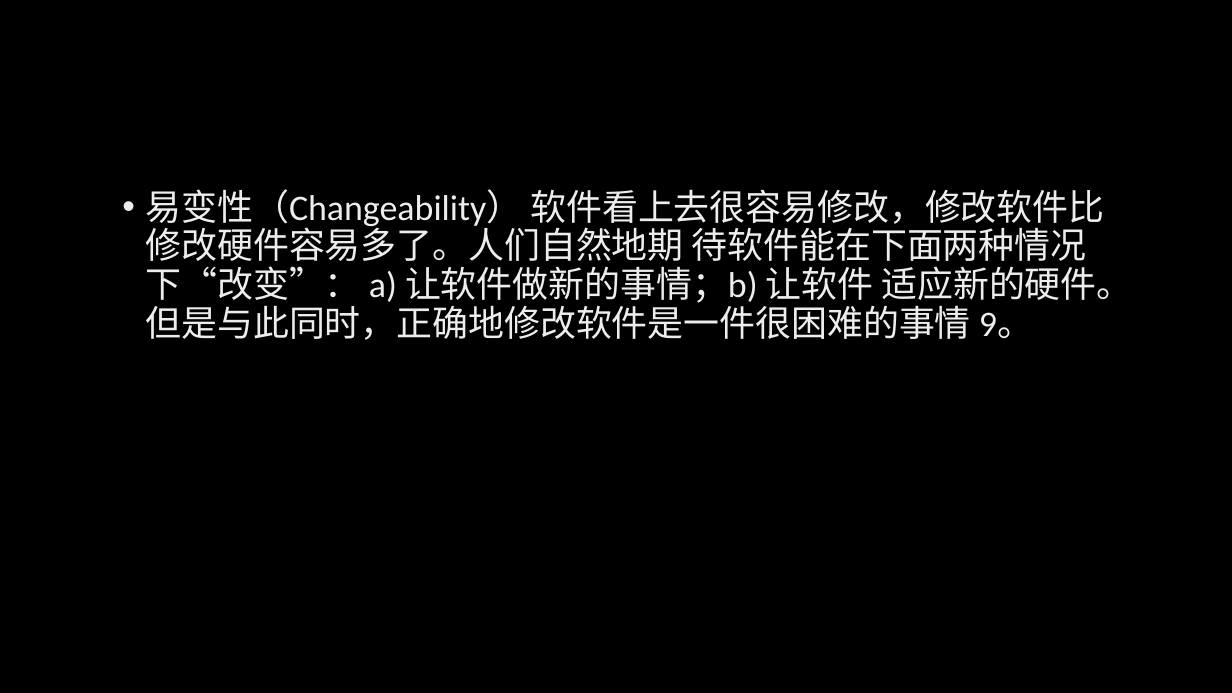
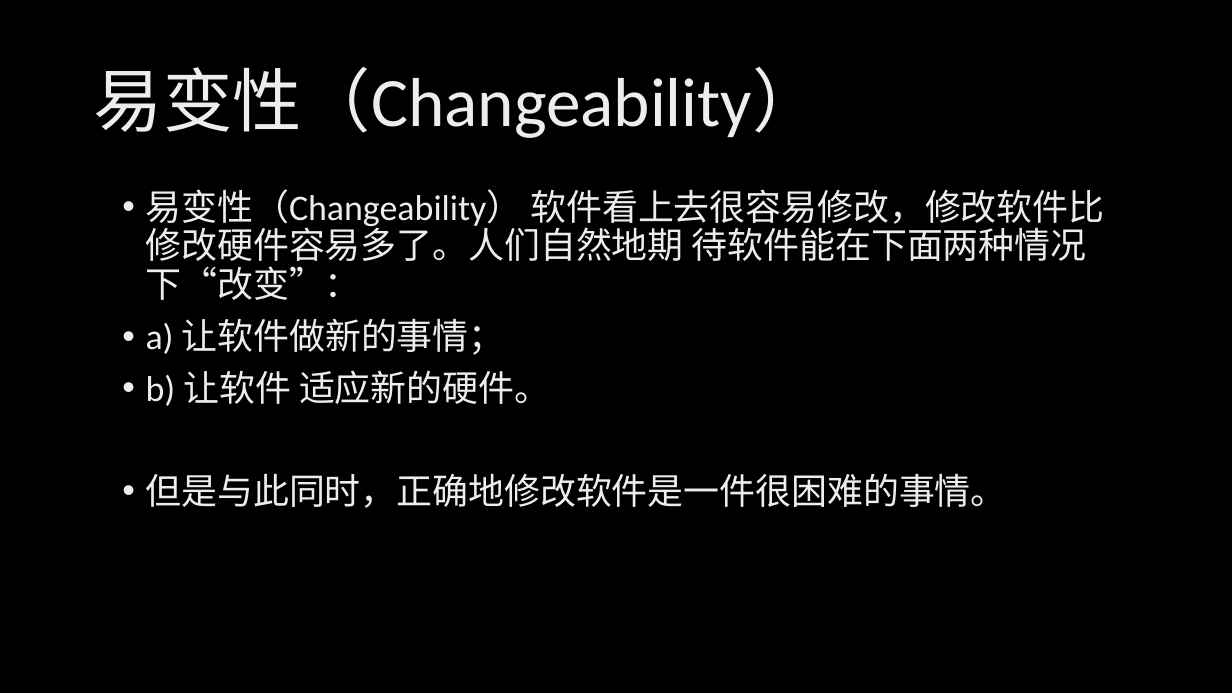
Before and after one commit to xinase/ASE, a slide deck: slide 27 of chapter1/ASE_1_SoftwareEngineering.pptx. Drawn at 1232x693 pixels with LibreOffice and Linux fonts; fonts in the diff are those of the drawing; background and template pictures are left out. Boxes give left, top, right and bottom in pixels: in the first picture for what was removed or moved away, otherwise in the second. Text is boxed around its words. In the diff, an @@ line names an element or a change of style, - is before the commit and + after.

```diff
--- a/chapter1/ASE_1_SoftwareEngineering.pptx
+++ b/chapter1/ASE_1_SoftwareEngineering.pptx
@@ title added at (x1=94, y1=67, x2=822, y2=138), 54 pt, text gradient #BFBFBF to #EDEDED to #FFFFFF @@
+易变性（Changeability）
@@ text at (x1=146, y1=189, x2=1104, y2=508): text changed @@
-• 易变性（Changeability） 软件看上去很容易修改，修改软件比修改硬件容易多了。人们自然地期 待软件能在下面两种情况下“改变”： a) 让软件做新的事情；b) 让软件 适应新的硬件。但是与此同时，正确地修改软件是一件很困难的事情 9。
+• 易变性（Changeability） 软件看上去很容易修改，修改软件比修改硬件容易多了。人们自然地期 待软件能在下面两种情况下“改变”：
+• a) 让软件做新的事情；
+• b) 让软件 适应新的硬件。
+• 但是与此同时，正确地修改软件是一件很困难的事情。
```
Also in this commit, not shown: 10 other slides changed, 1 slide added, 1 other file.
